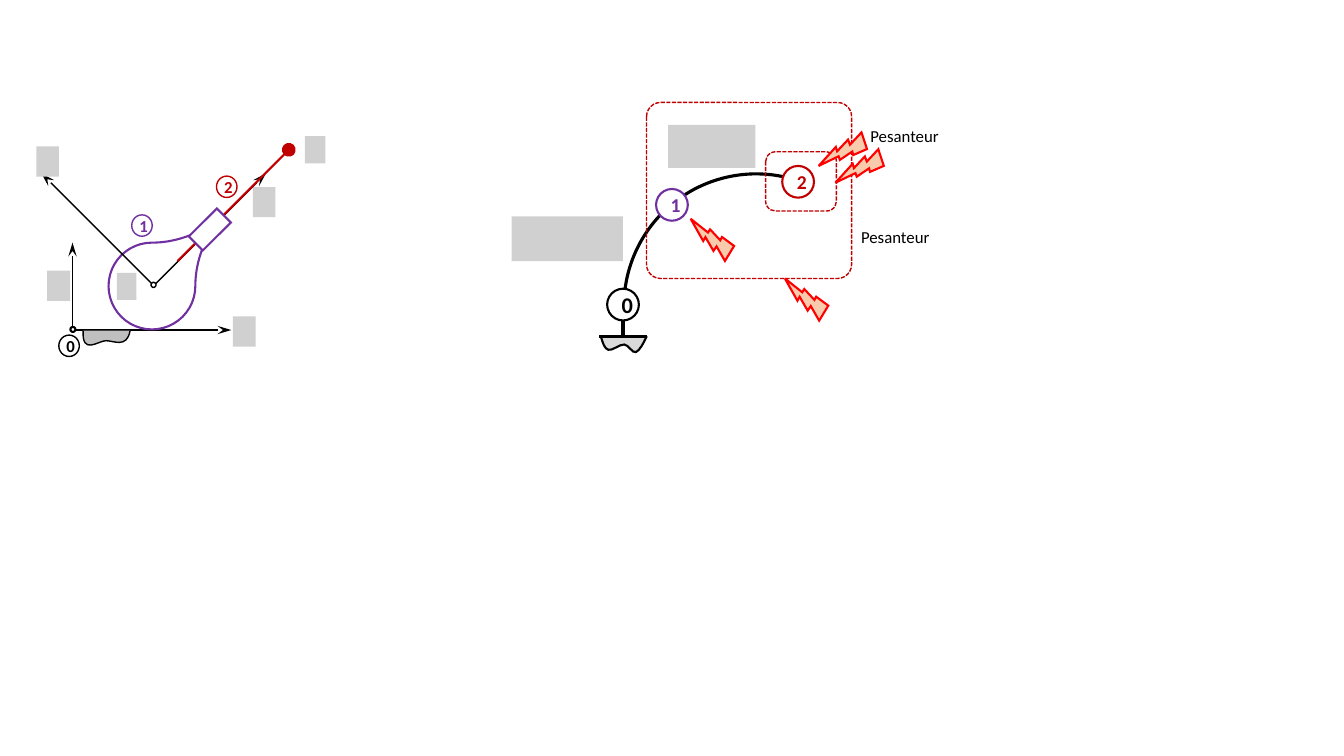
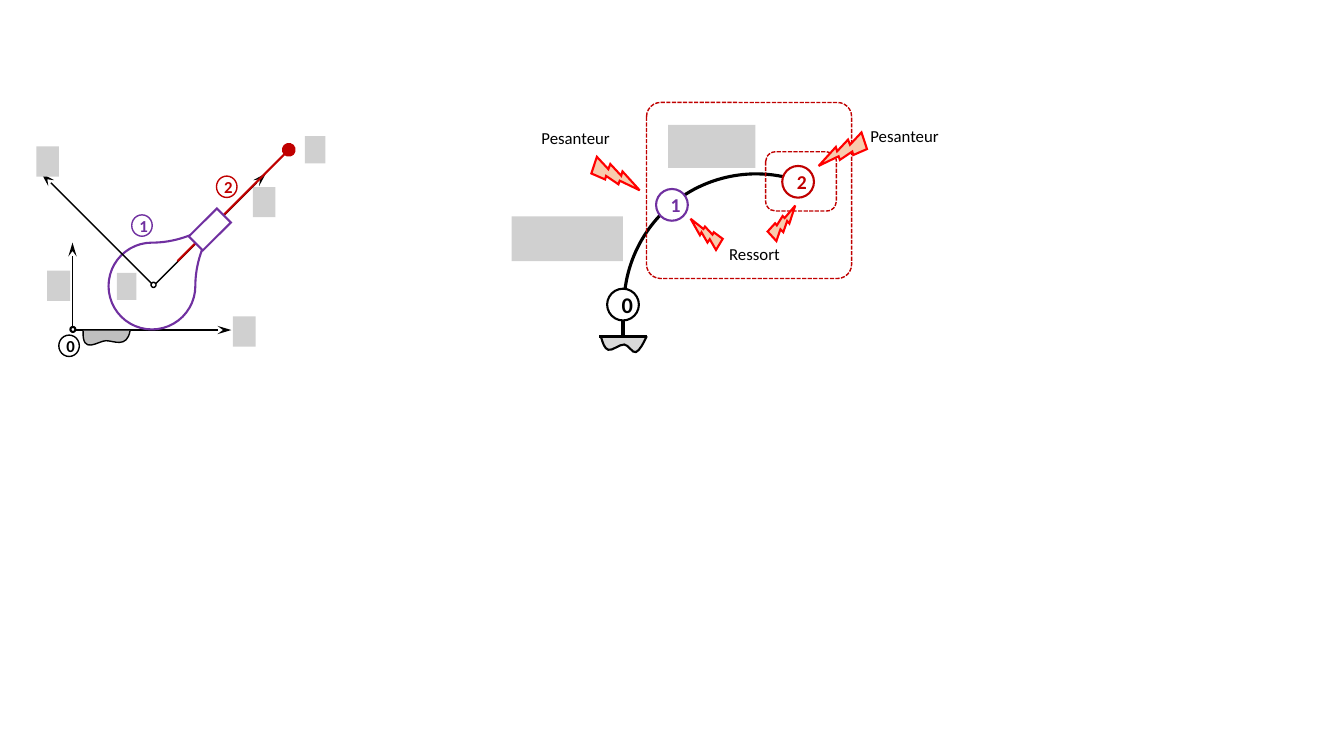
Before and after one commit to xpessoles/ExercicesCompetences, a slide deck: slide 19 of MecanismesDeBase/Figures.pptx. Drawn at 1344x756 pixels with LibreOffice and Linux fonts; fonts in the diff are those of the drawing; grey boxes stand for pictures; background and template pictures are left out. Boxes give left, top, right and bottom in pixels: in the first picture for what was removed or moved away, otherwise in the second. Text is boxed around its words. In the diff, an @@ line names an element or a change of style, - is before the commit and + after.

```diff
--- a/MecanismesDeBase/Figures.pptx
+++ b/MecanismesDeBase/Figures.pptx
@@ text "Pesanteur" moved from (x1=861, y1=232, x2=929, y2=243) to (x1=541, y1=133, x2=609, y2=144) @@
@@ lightning bolt at (x1=589, y1=150, x2=641, y2=197): mirrored; rotation 99 to 260 degrees @@
@@ lightning bolt at (x1=763, y1=206, x2=803, y2=243): mirrored; rotation 273 to 75 degrees @@
@@ lightning bolt resized from (x1=688, y1=219, x2=736, y2=262) to (x1=689, y1=219, x2=724, y2=250) @@
@@ text added at (x1=729, y1=249, x2=780, y2=260), 12 pt, text #000000 @@
+Ressort
```
Also in this commit, not shown: 4 other files.
